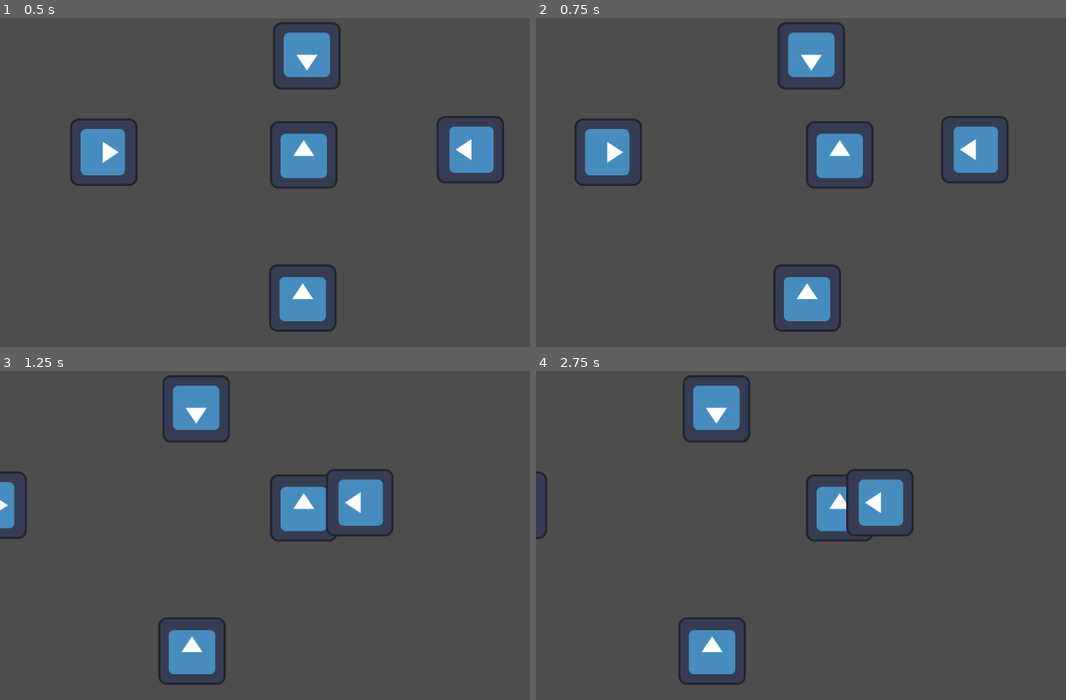
Above: before the commit, frames 1-4 (two rows, left to right).
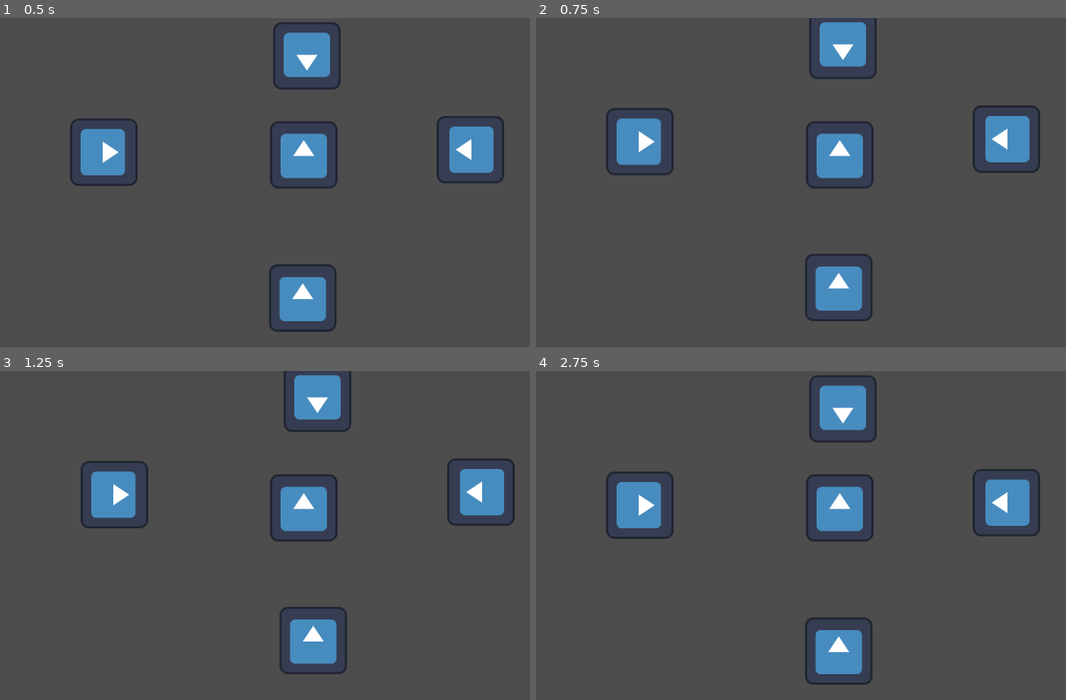
Above: after the commit, the same moments.

Repository: kinqxz/CFAC
Game: Godot game, scene res://scenes/game.tscn
Same seed, same stepped clock (60 frames per second), same inputs: the game is played once before the commit and once after it. The engine's default icon, where the game draws it, is replaced by a stand-in: a white triangle on a blue panel in a dark square.
Inputs:
- Up to frame 1 (0.5 s): no input
- Up to frame 2 (0.75 s): tap Enter (ui_accept) at 0.5 s; hold Right (ui_right) from 0.53 s (still down); tap S (look_down) at 0.6 s
- Up to frame 3 (1.25 s): keep holding Right (ui_right); tap Enter (ui_accept) at 0.77, 1.07 s; tap A (look_left) at 0.8 s
- Up to frame 4 (2.75 s): tap A (look_left) at 1.35 s; tap Enter (ui_accept) at 1.52, 1.82 s; tap D (look_right) at 1.55, 2.1 s; release Right (ui_right) at 2.03 s; hold Left (ui_left) from 2.03 s (still down); tap W (look_up) at 2.3 s

Frame 1 is identical in both runs. In frame 2, 9.2% of the frame differs, in the area x 7-96%, y 0-96%; in frame 3, 11%, in the area x 0-98%, y 0-96%; in frame 4, 11%.

Commit message:
player script

Diff:
--- a/scripts/player.gd
+++ b/scripts/player.gd
@@ -3,23 +3,11 @@
 
 const SPEED = 300.0
 const JUMP_VELOCITY = -400.0
+var health = 100.0
 
+func _physics_process(delta):
+	var direction = Input.get_vector("look_left","look_right",
+	"look_up","look_down")
 
-func _physics_process(delta: float) -> void:
-	# Add the gravity.
-	#if not is_on_floor():
-		#velocity += get_gravity() * delta
-
-	# Handle jump.
-	#if Input.is_action_just_pressed("ui_accept") and is_on_floor():
-		#velocity.y = JUMP_VELOCITY
-
-	# Get the input direction and handle the movement/deceleration.
-	# As good practice, you should replace UI actions with custom gameplay actions.
-	var direction := Input.get_axis("ui_left", "ui_right")
-	if direction:
-		velocity.x = direction * SPEED
-	else:
-		velocity.x = move_toward(velocity.x, 0, SPEED)
-
+	velocity = direction * SPEED
 	move_and_slide()
Not shown, added: scenes/gam5EA1.tmp
Not shown, added: scenes/gam6EDE.tmp
